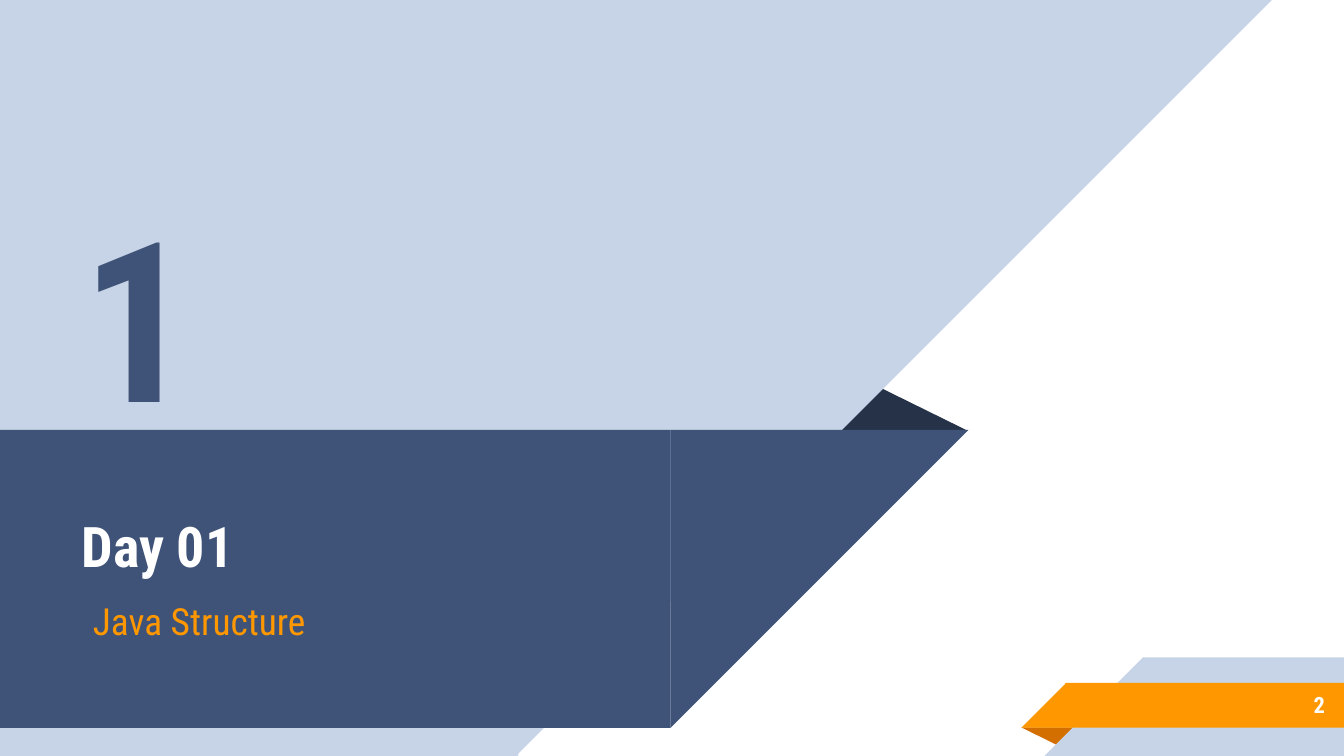
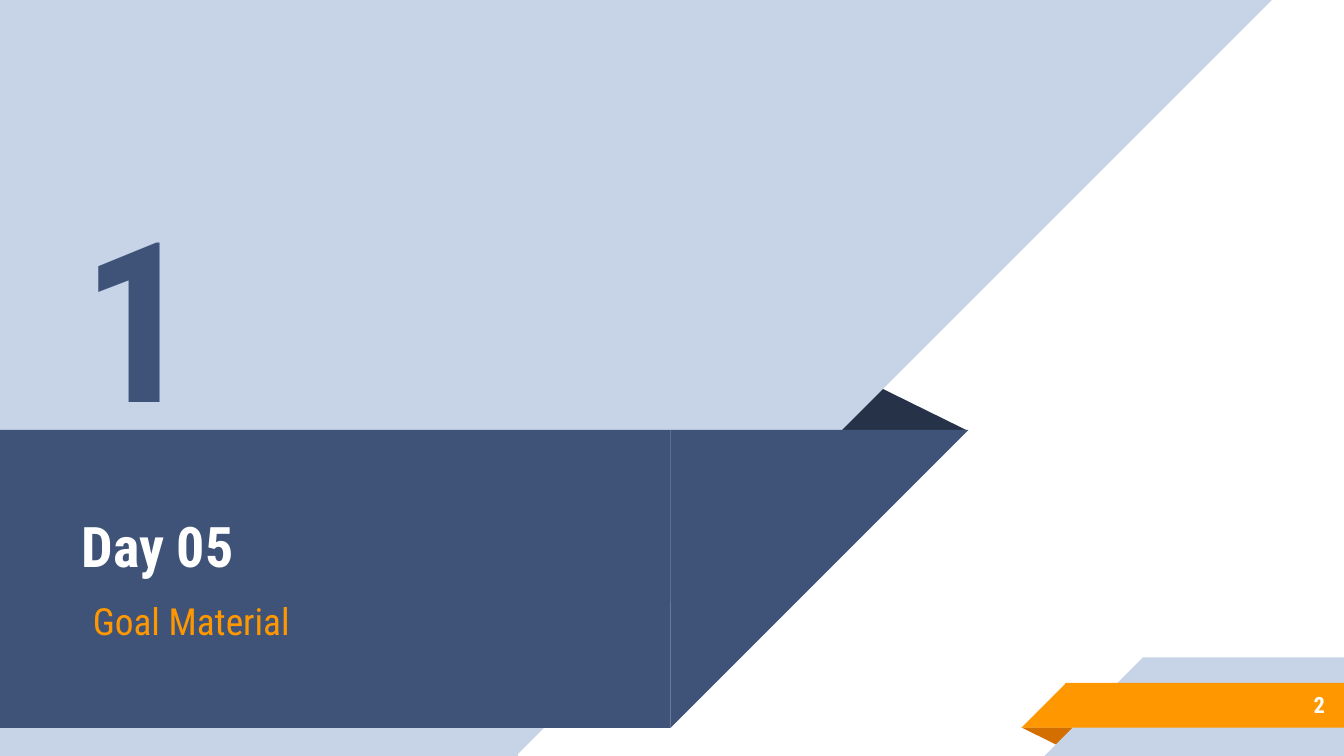
Before and after one commit to aronipurwanto/materi-xa, a slide deck: slide 2 of java/java-logic/Slide-Java-Logic-05.pptx. Drawn at 1344x756 pixels with LibreOffice and Linux fonts; fonts in the diff are those of the drawing. Boxes give left, top, right and bottom in pixels: in the first picture for what was removed or moved away, otherwise in the second. Text is boxed around its words. In the diff, an @@ line names an element or a change of style, - is before the commit and + after.

```diff
--- a/java/java-logic/Slide-Java-Logic-05.pptx
+++ b/java/java-logic/Slide-Java-Logic-05.pptx
@@ title at <box>82,526,234,579</box>: text changed @@
-Day 01
+Day 05
@@ subtitle at <box>93,607,290,636</box>: text changed @@
-Java Structure
+Goal Material
```
Also in this commit, not shown: 4 other slides changed, 3 slides added, 1 slide removed, 1 other file.
